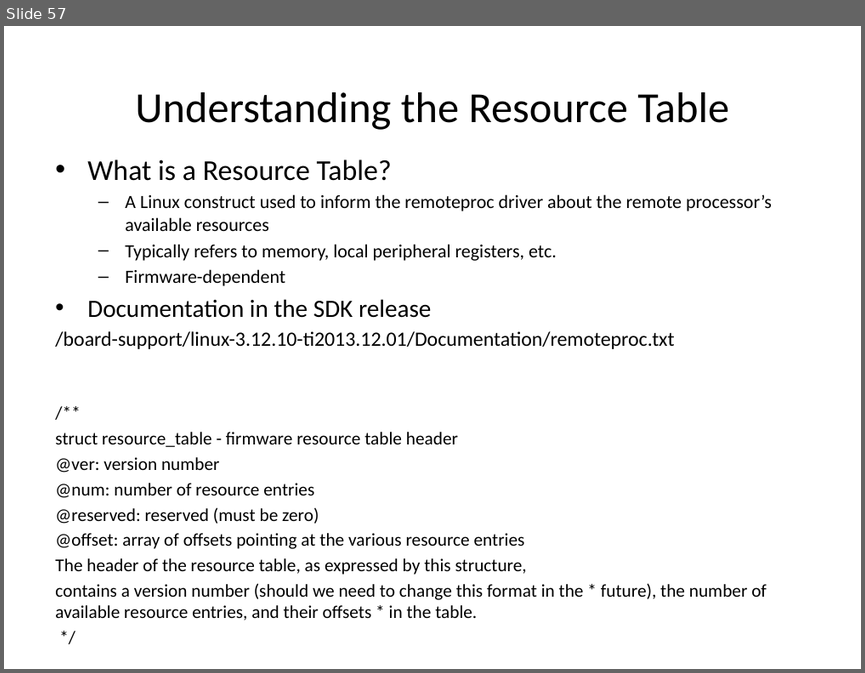
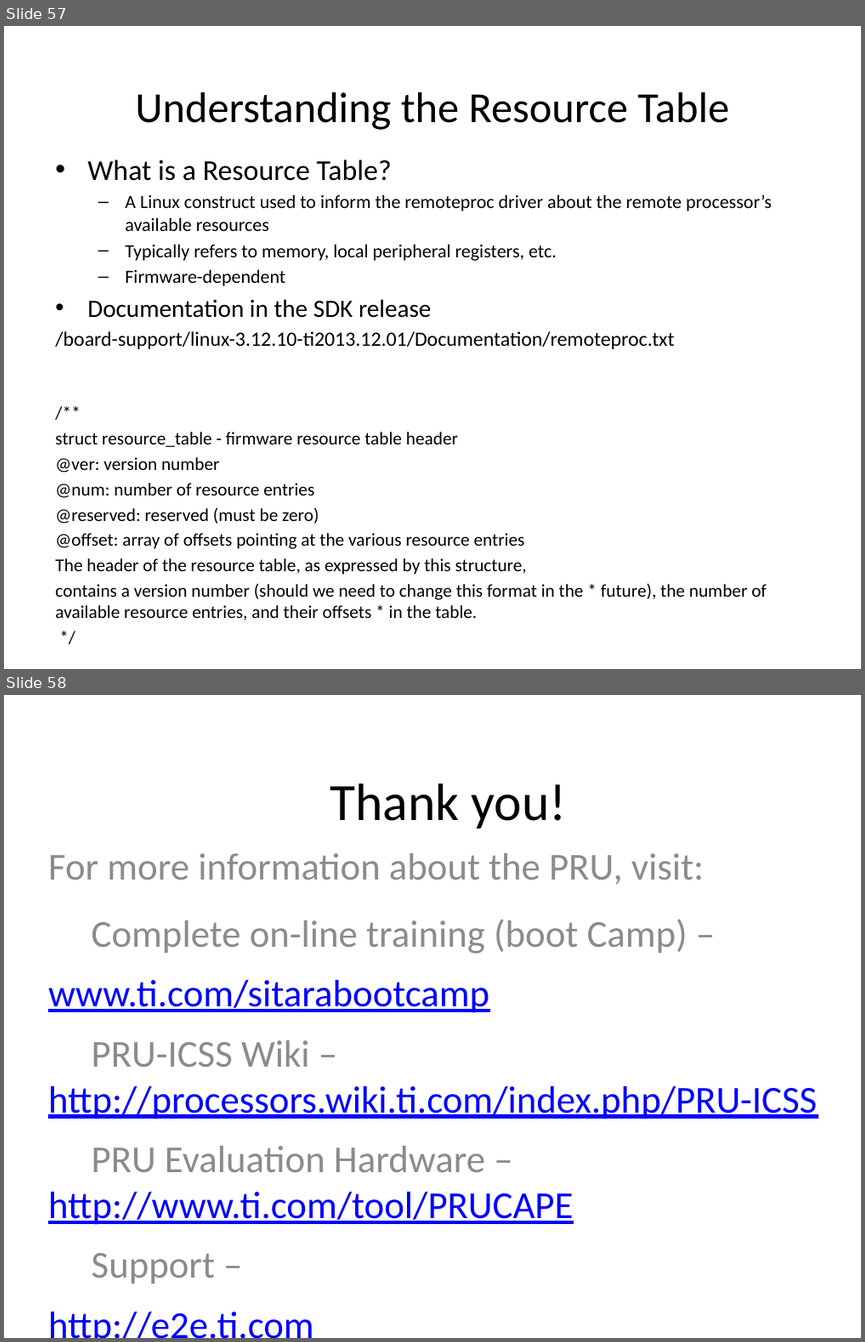
Before and after one commit to hari1989/keystone-workshop, a slide deck: preliminary/Working/presentations/Sitara/PRU in Sitara Device.pptx. Shown one above the other, each under a label of ours: slide 57 before the commit, slides 57 and 58 after it. The pictures are 865x673 and 865x1342 pixels, drawn with LibreOffice and Linux fonts; fonts in the diff are those of the drawing. Boxes give left, top, right and bottom in pixels: in the first picture for what was removed or moved away, otherwise in the second. Text is boxed around its words. In the diff, an @@ line names an element or a change of style, - is before the commit and + after.

Commit message:
Adding new Thank you page

```diff
--- a/preliminary/Working/presentations/Sitara/PRU in Sitara Device.pptx
+++ b/preliminary/Working/presentations/Sitara/PRU in Sitara Device.pptx
@@ slide 58 added at (4,695,861,1338), background #FFFFFF @@
@@ title added at (330,783,567,828), 44 pt, text #000000 @@
+Thank you!
@@ subtitle added at (48,853,817,1283), 32 pt, text #0000FF, underline @@
+For more information about the PRU, visit:
+Complete on-line training (boot Camp) –
+www.ti.com/sitarabootcamp
+PRU-ICSS Wiki – http://processors.wiki.ti.com/index.php/PRU-ICSS
+PRU Evaluation Hardware – http://www.ti.com/tool/PRUCAPE
+Support –
+http://e2e.ti.com
```
Also in this commit, not shown: 1 slide changed, 1 slide removed.
